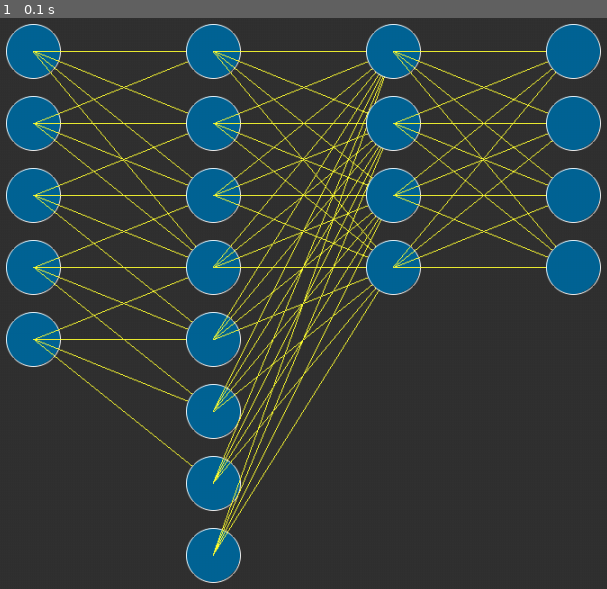
Above: before the commit, frame 1.
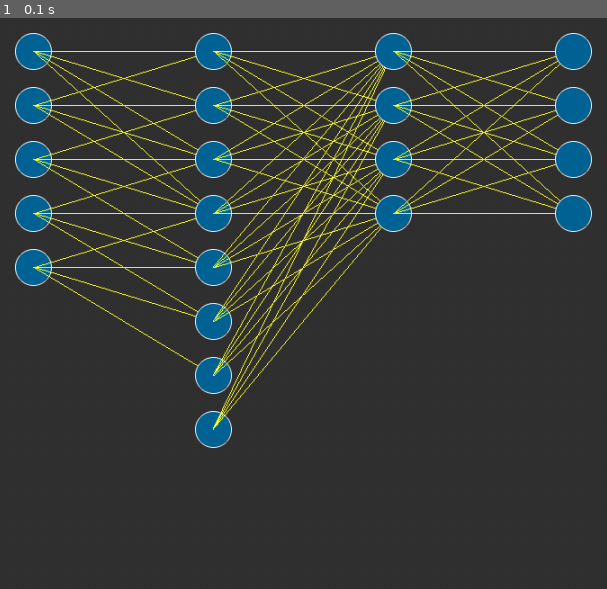
Above: after the commit, the same moment.

Repository: lnyaki/neural_nets
Game: pygame game, started from src/testLayers.py
Two runs of this game, one before a commit and one after it. Both use one fixed random seed, a clock stepped at 60 frames per second and the inputs below.
Inputs:
- Up to frame 1 (0.1 s): no input

The runs differ from the first frame. In frame 1, 22% of the frame differs, in the area x 0-100%, y 1-99%.

Commit message:
corrected neuron spacing

Diff:
--- a/src/artificialNeuron.py
+++ b/src/artificialNeuron.py
@@ -1,8 +1,9 @@
 import pygame
 import pygame.gfxdraw
 import vectorOperations
+from interactiveElement import InteractiveElement
 
-class ArtificialNeuron:
+class ArtificialNeuron(InteractiveElement):
 	MINIMAL_MOVEMENT = (0.01,0.01)
 	numberOfDecimals = 4
 
@@ -11,7 +12,7 @@
 	previousMovement 	= (0,0)
 
 	activationCharge 	= 0
-	defaultDrawSize 	= 30
+	neuronSize 			= 30
 
 	connectedNeurons 	= None
 	layerID = 0
@@ -43,13 +44,15 @@
 		}
 	}
 
-	def __init__(self, position, id, layerID = 0):
+	def __init__(self, position, id, layerID,neuronSize = 30):
 		self.position 	= position
 		self.id 		= id
 		self.futureMove = (0,0)
 		self.layerID 	= layerID
-		self.connectedNeurons 	= []
+		self.connectedNeurons		= []
+		self.incomingConnections 	= []
 		self.backgroundColor = self.BLUE
+		self.neuronSize = neuronSize
 
 	def applyMove(self):
 		print("Position : "+str(self.position)+ "	Move by VECTOR "+str(self.futureMove))
@@ -90,12 +93,8 @@
 		return (self.position[0] + vector[0], self.position[1] + vector[1])
 
 	def getDistanceVector(self,neuron):
-		print("Neuron 1 : "+str(neuron1.position))
-		print("Neuron 2 : "+str(neuron2.position))
 		return (neuron.position[0] - self.position[0], neuron.position[1] - self.position[1])
 
-	def collision(self,neuron):
-		return False
 
 	def neuronDivision(self):
 		return ArtificialNeuron(self.position)
@@ -104,8 +103,21 @@
 		print("Neuron ("+str(self.layerID)+"| "+str(self.id)+") --> ("+str(targetNeuron.layerID)+"| "+str(targetNeuron.id)+")")
 
 		self.connectedNeurons.append(targetNeuron)
+		targetNeuron.gettingConnectedBy(self)
 
 
+	def gettingConnectedBy(self,neuron):
+		self.incomingConnections.append(neuron)
+
+	def checkCollision(self,position):
+		distanceFromNeuron = 0
+
+
+	def collision(self,neuron):
+		return False
+
+	def checkHover(self,position):
+		pass
 
 	def hover(self):
 		pass
@@ -120,7 +132,7 @@
 	def drawNeuronBody(self, gameDisplay):
 
 		borderThickness = 2
-		computedNeuronDrawRadius = self.defaultDrawSize
+		computedNeuronDrawRadius = self.neuronSize
 
 		self.positionNeuronWithinWindow(gameDisplay, computedNeuronDrawRadius)
 
--- /dev/null
+++ b/src/interactiveElement.py
@@ -0,0 +1,17 @@
+
+class InteractiveElement():
+
+	def __init__(self):
+		pass
+
+	def checkHover(self):
+		pass
+
+	def hover(self):
+		pass
+
+	def checkCollision(self,position):
+		pass
+
+	def collision(self):
+		pass
--- a/src/neuralNet.py
+++ b/src/neuralNet.py
@@ -30,11 +30,51 @@
 	def generateLayers(self, neuronsPerLayers):
 		layers = []
 
+		biggestLayerSize = self.getBiggestLayerSize(neuronsPerLayers)
+
 		for i in range(len(neuronsPerLayers)):
 			numberOfNeuronsInLayer = neuronsPerLayers[i]
-			layers.append(self.generateSingleLayer(i,numberOfNeuronsInLayer))
+			layers.append(self.generateSingleLayer(i,numberOfNeuronsInLayer, biggestLayerSize))
 
 		return layers
+
+	def getBiggestLayerSize(self,layerSizes):
+		maxSize = 0
+
+		for size in layerSizes:
+			if(size > maxSize):
+				maxSize = size
+
+		return maxSize
+
+	def generateSingleLayer(self, layerNumber,numberOfNeurons, maxLayerSize):
+		layerPosition 				= self.computeLayerPosition(layerNumber)
+
+		verticalOffset 				= (0,0) #self.getVerticalLayerOffset(numberOfNeurons,maxLayerSize)
+		verticallyAjustedPosition	= vectorOperations.addVectors(layerPosition,verticalOffset)
+
+		layer 						= NNLayer(verticallyAjustedPosition,numberOfNeurons, layerNumber)
+
+		return layer
+
+	def getVerticalLayerOffset(self,neuronsInLayer, maxLayerSize, neuronSize):
+
+		sizeDifference = maxLayerSize - neuronsInLayer
+
+		if(sizeDifference == 0):
+			return (0,0)
+
+		verticalDifference = floor((self.SPACE_BETWEEN_NEURONS + sizeDifference*(neuronSize)) /2)
+
+		return (0, verticalDifference)
+
+	def computeLayerPosition(self,layerNumber):
+		spacingVector 	= (self.SPACE_BETWEEN_LAYERS,0)
+		layerOffset 	= vectorOperations.scalarVectorMultiplication(spacingVector,layerNumber)
+
+
+		return vectorOperations.addVectors(self.position,layerOffset)
+
 
 	def connectAllLayers(self):
 
@@ -169,18 +209,6 @@
 
 		return layers
 
-	def generateSingleLayer(self, layerNumber,numberOfNeurons):
-		layerPosition 	= self.computeLayerPosition(layerNumber)
-		layer 			= NNLayer(layerPosition,numberOfNeurons, layerNumber)
-
-		return layer
-
-	def computeLayerPosition(self,layerNumber):
-		spacingVector 	= (self.SPACE_BETWEEN_LAYERS,0)
-		layerOffset 	= vectorOperations.scalarVectorMultiplication(spacingVector,layerNumber)
-
-
-		return vectorOperations.addVectors(self.position,layerOffset)
 
 	def draw(self,surface):
 		for layer in self.layers:
--- a/src/nnLayer.py
+++ b/src/nnLayer.py
@@ -2,17 +2,18 @@
 import vectorOperations
 
 class NNLayer():
-	NEURON_SPACING = 80
+	NEURON_SPACING = 20
 	layerIndex	= 0
 	position 	= None
 	neurons		= []
+	neuronSize 	= 20
 
 
 	def __init__(self, startPosition, layerSize, layerIndex):
-		neuronSize = 40
+
 		self.layerIndex	= layerIndex
 		self.position 	= startPosition
-		self.neurons 	= self.generateNeurons(startPosition,layerSize, neuronSize)
+		self.neurons 	= self.generateNeurons(startPosition,layerSize, self.neuronSize)
 
 	def __str__(self):
 		result = "["+str(self.layerIndex)+"]"
@@ -29,7 +30,7 @@
 		neuronPositionIncrement = self.getNeuronSpacingVector()
 
 		for neuronId in range(layerSize):
-			neuron = ArtificialNeuron(neuronPosition, neuronId, self.layerIndex)
+			neuron = ArtificialNeuron(neuronPosition, neuronId, self.layerIndex, neuronSize)
 			neuronList.append(neuron)
 
 			neuronPosition = vectorOperations.addVectors(neuron.position,neuronPositionIncrement)
@@ -44,7 +45,7 @@
 		return self.neurons[neuronIndex]
 
 	def getNeuronSpacingVector(self):
-		return (0, self.NEURON_SPACING)
+		return (0, self.NEURON_SPACING+(2*self.neuronSize))
 
 	def append(self,neuron):
 		self.neurons.append(neuron)
--- a/src/testLayers.py
+++ b/src/testLayers.py
@@ -62,16 +62,17 @@
 def handleMouseEvents(event):
 
 	if(event.type == pygame.MOUSEMOTION):
-		hoveredElement = getHoveredElement(INTERACTIONS["hoverableElements"])
+		hoveredElement = getHoveredElement(pygame.mouse.get_pos,INTERACTIONS["hoverableElements"])
 
 		if(hoveredElement):
 			hoveredElement.hover()
 
-def getHoveredElement(hoverable_elements):
+def getHoveredElement(mousePosition, hoverable_elements):
 	hoveredElements = []
 
 	for hoverable in hoverable_elements:
-		pass #test collision.
+		if(hoverable.collision(mousePosition)):
+			hoveredElements.append(hoverable)
 
 	return hoveredElements
 
--- a/src/vectorOperations.py
+++ b/src/vectorOperations.py
@@ -18,10 +18,8 @@
 def getGravityScalar(distance, mass1, mass2):
 	return (GRAVITY * mass1 * mass2)/ (distance ** 2)
 
-def getDistanceVector(neuron1, neuron2):
-	print("Neuron 1 : "+str(neuron1.position))
-	print("Neuron 2 : "+str(neuron2.position))
-	return (neuron2.position[0] - neuron1.position[0], neuron2.position[1] - neuron1.position[1])
+def getDistanceVector(point1, point2):
+	return (point2[0] - point1[0], point2[1] - point1[1])
 
 def addVectorList(vectorList):
 	print("Add Vector List")
